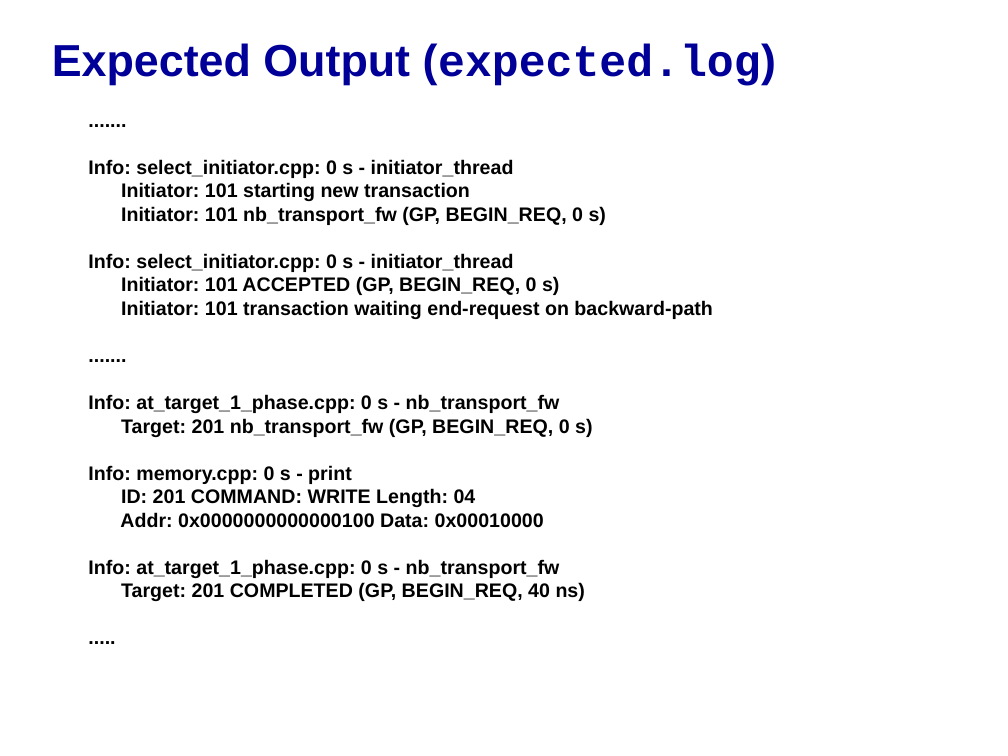
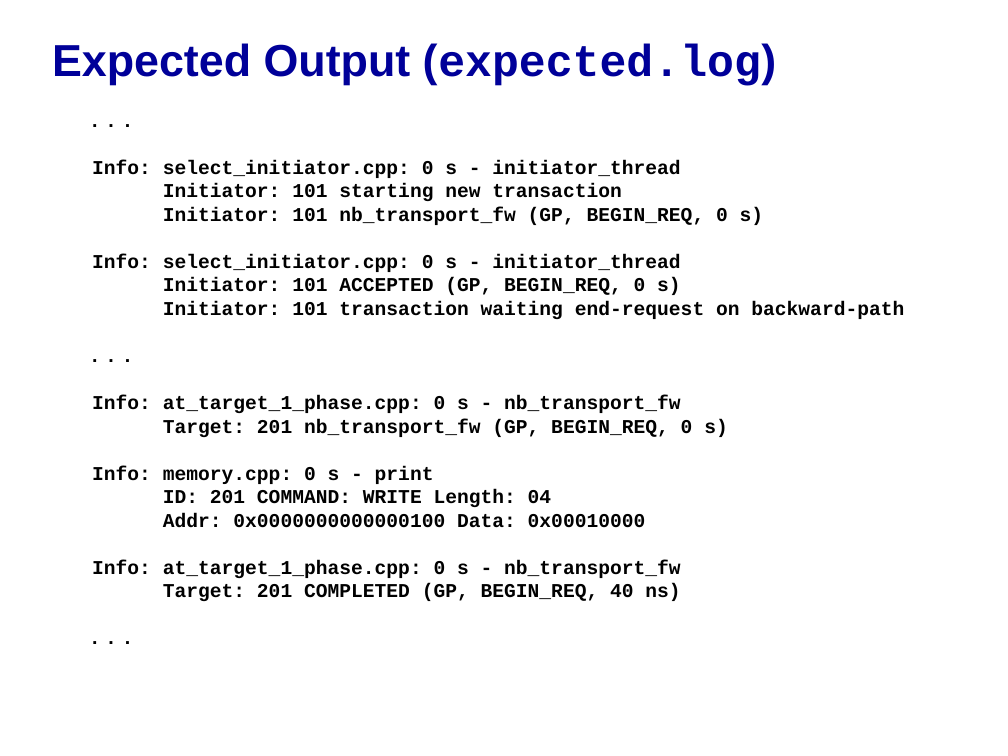
Before and after one commit to accellera-official/systemc, a slide deck: slide 6 of examples/tlm/at_1_phase/docs/at_1_phase_example_system.ppt. Drawn at 1008x756 pixels with LibreOffice and Linux fonts; fonts in the diff are those of the drawing; background and template pictures are left out. Boxes give left, top, right and bottom in pixels: in the first picture for what was removed or moved away, otherwise in the second. Text is boxed around its words. In the diff, an @@ line names an element or a change of style, - is before the commit and + after.

Commit message:
- updated at_1_phase_example_system.ppt

```diff
--- a/examples/tlm/at_1_phase/docs/at_1_phase_example_system.ppt
+++ b/examples/tlm/at_1_phase/docs/at_1_phase_example_system.ppt
@@ text at (x1=92, y1=160, x2=904, y2=601): text changed @@
-.......
+. . .
@@ text at (x1=92, y1=160, x2=904, y2=601): text changed @@
-.......
+. . .
@@ text at (x1=92, y1=160, x2=904, y2=601): text changed @@
-.....
+. . .
@@ text at (x1=92, y1=160, x2=904, y2=601): font Arial to Courier New @@
```
Also in this commit, not shown: 7 other slides changed, 5 other files.
